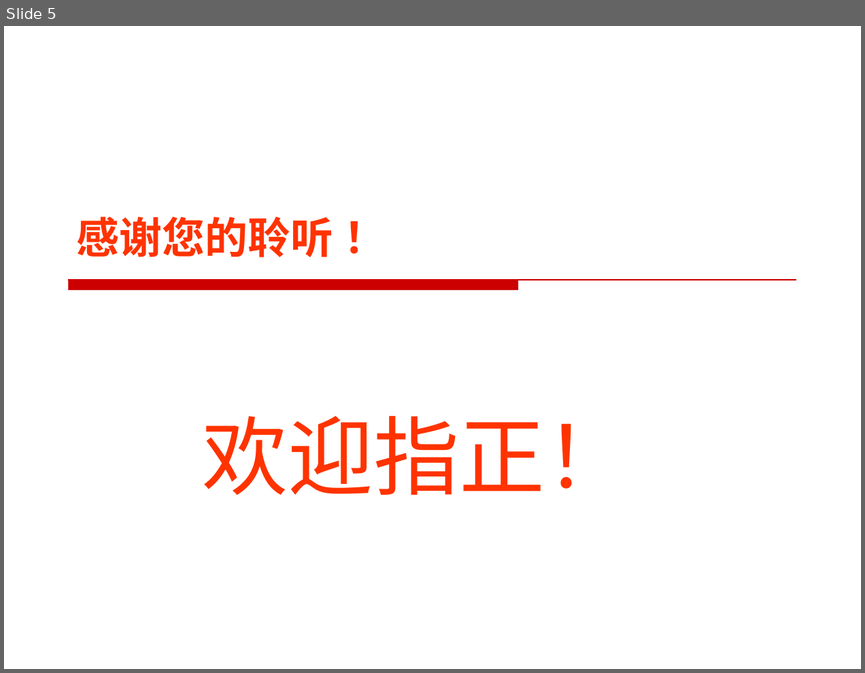
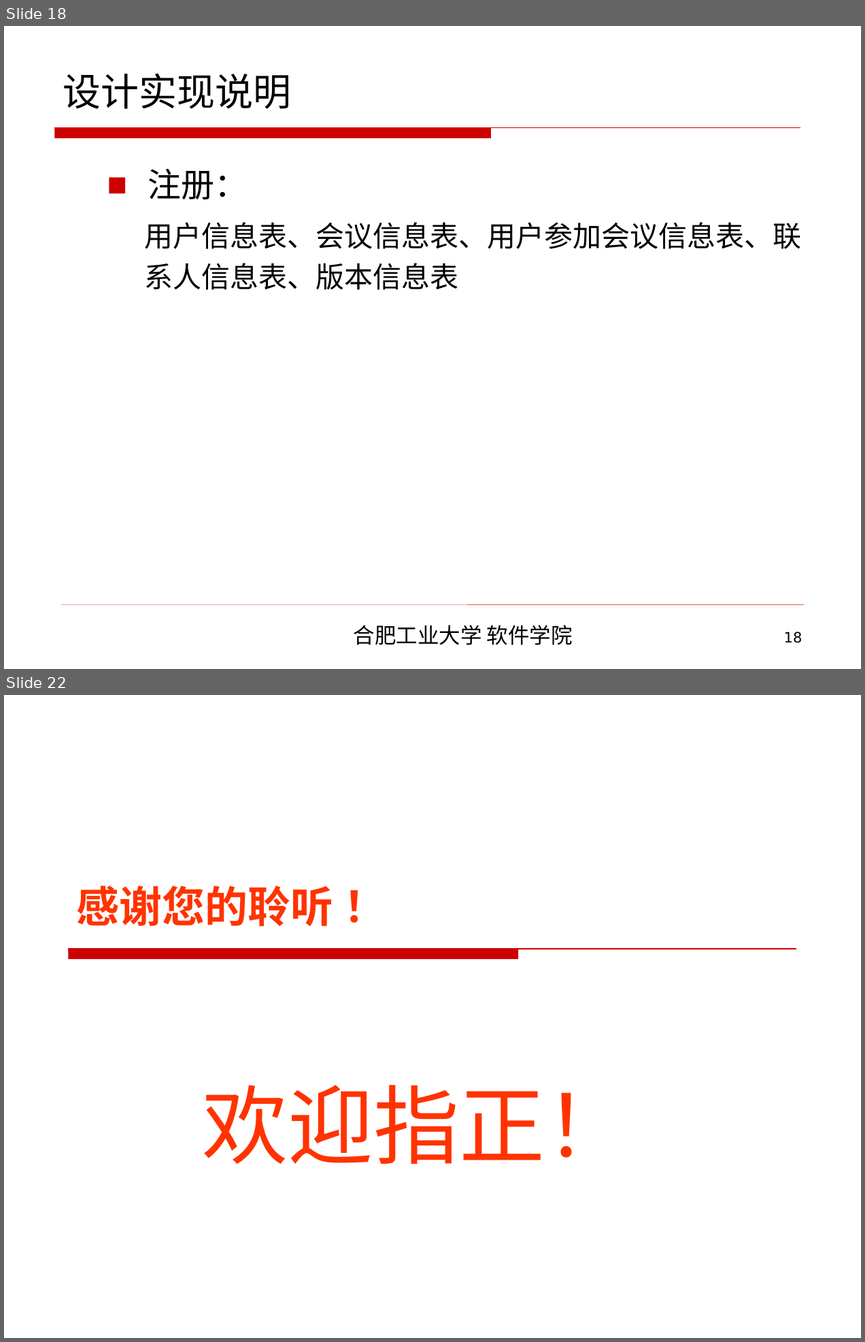
Before and after one commit to CodeDogandCat/master_proj, a slide deck: 2013214381李磊最终答辩/软件学院本科毕业设计毕业答辩.ppt. Shown one above the other, each under a label of ours: slide 5 before the commit, slides 18 and 22 after it; the slides between them are not shown. The pictures are 865x673 and 865x1342 pixels, drawn with LibreOffice and Linux fonts; fonts in the diff are those of the drawing; background and template pictures are left out. Boxes give left, top, right and bottom in pixels: in the first picture for what was removed or moved away, otherwise in the second. Text is boxed around its words. In the diff, an @@ line names an element or a change of style, - is before the commit and + after.

```diff
--- a/2013214381李磊最终答辩/软件学院本科毕业设计毕业答辩.ppt
+++ b/2013214381李磊最终答辩/软件学院本科毕业设计毕业答辩.ppt
@@ slide 18 added at box(4, 26, 861, 669), background picture (left out) @@
@@ title added at box(63, 73, 292, 109), 32 pt, text #000000 @@
+设计实现说明
@@ freeform shape added at box(54, 128, 800, 138), fill #CC0000, outline #CC0000 0.74 pt @@
@@ text added at box(144, 169, 801, 290), 24 pt, text #000000 @@
+  ■ 注册：
+    用户信息表、会议信息表、用户参加会议信息表、联系人信息表、版本信息表
@@ line added from (61, 604) to (804, 604), #CC0000 0.26 pt @@
@@ text added at box(354, 624, 572, 645), 18 pt, text #000000 @@
+合肥工业大学 软件学院
@@ page number added at box(784, 631, 802, 643), 12 pt, text #000000 @@
+18
@@ what was slide 5 is now slide 22 @@
```
Also in this commit, not shown: 2 slides changed, 17 other slides added, 1 slide removed, 1 other file.
